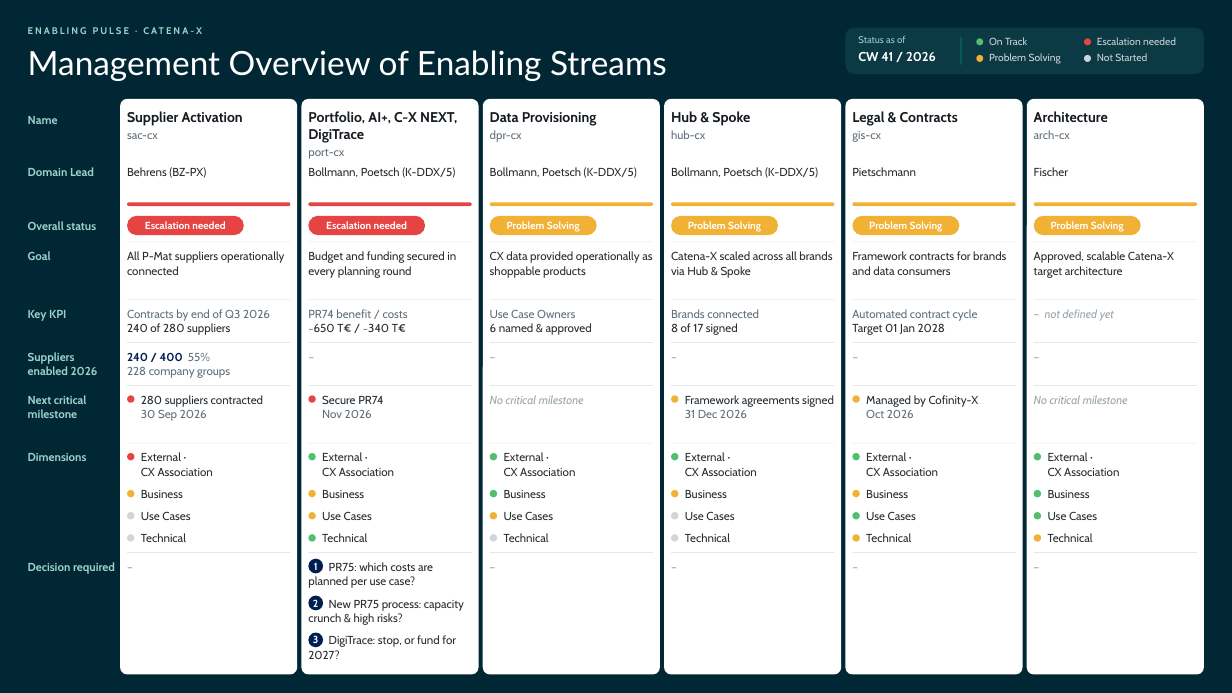
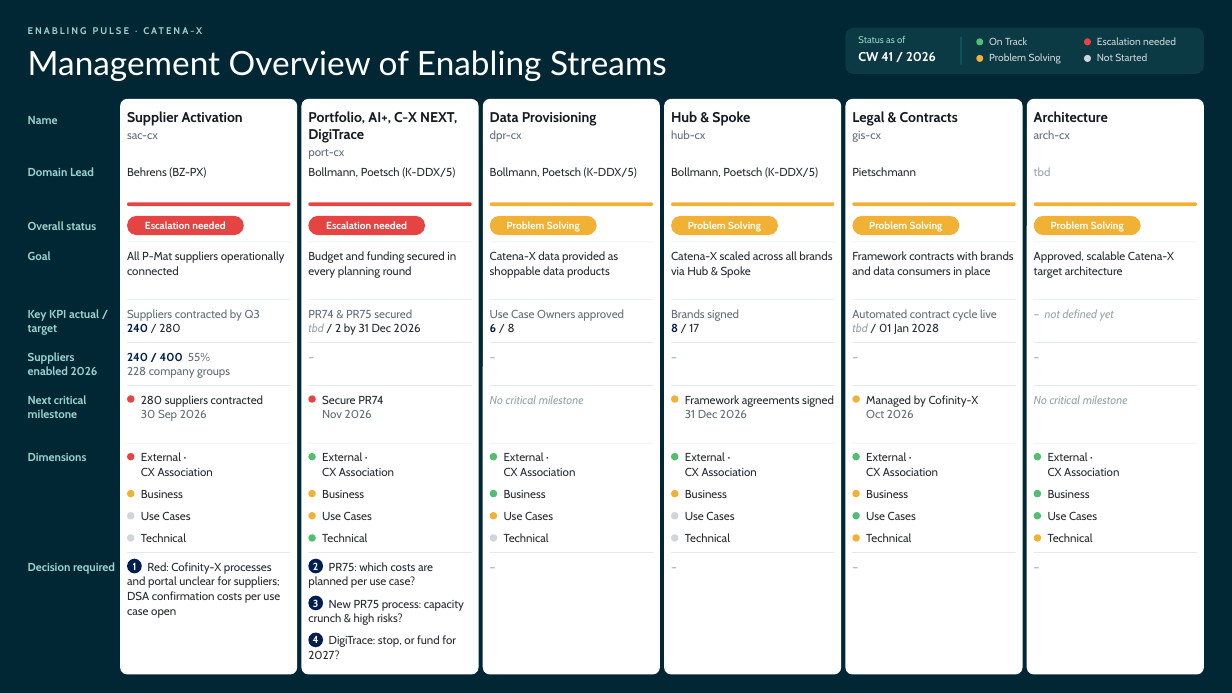
Before and after one commit to carmenxschneider/CatenaX, a slide deck: slide 1 of output/Enabling_Pulse_Management_Overview_CW41_26.pptx. Drawn at 1232x693 pixels with LibreOffice and Linux fonts; fonts in the diff are those of the drawing. Boxes give left, top, right and bottom in pixels: in the first picture for what was removed or moved away, otherwise in the second. Text is boxed around its words. In the diff, an @@ line names an element or a change of style, - is before the commit and + after.

```diff
--- a/output/Enabling_Pulse_Management_Overview_CW41_26.pptx
+++ b/output/Enabling_Pulse_Management_Overview_CW41_26.pptx
@@ text at [1034,167,1051,176]: text changed; text colour #292D31 to #9AA6AD @@
-Fischer
+tbd
@@ text at [490,251,618,278]: text changed @@
-CX data provided operationally as shoppable products
+Catena-X data provided as shoppable data products
@@ text at [852,251,1013,278]: text changed @@
-Framework contracts for brands and data consumers
+Framework contracts with brands and data consumers in place
@@ text at [28,309,99,335]: text changed @@
-Key KPI
+Key KPI actual / target
@@ text at [127,309,260,332]: text changed @@
-Contracts by end of Q3 2026
-240 of 280 suppliers
+Suppliers contracted by Q3
+240 / 280
@@ text at [308,309,421,335]: text changed @@
-PR74 benefit / costs
-~650 T€ / ~340 T€
+PR74 & PR75 secured
+tbd / 2 by 31 Dec 2026
@@ text at [490,309,624,332]: text changed; text colour #292D31 to #63707A @@
-Use Case Owners
-6 named & approved
+Use Case Owners approved
+6 / 8
@@ text at [671,309,739,332]: text changed @@
-Brands connected
-8 of 17 signed
+Brands signed
+8 / 17
@@ text at [852,309,997,334]: text changed @@
-Automated contract cycle
-Target 01 Jan 2028
+Automated contract cycle live
+tbd / 01 Jan 2028
@@ text added at [127,562,280,618], 9 pt, text #292D31 @@
+Red: Cofinity-X processes and portal unclear for suppliers; DSA confirmation costs per use case open
@@ text "1": place and size @@
-text "1" at [314,563,318,570]
+text "1" at [133,563,137,570]
@@ text removed at [128,559,291,576] @@
-–
@@ ellipse added at [128,559,142,574], fill #001E50 @@
```
Also in this commit, not shown: 6 other files.
